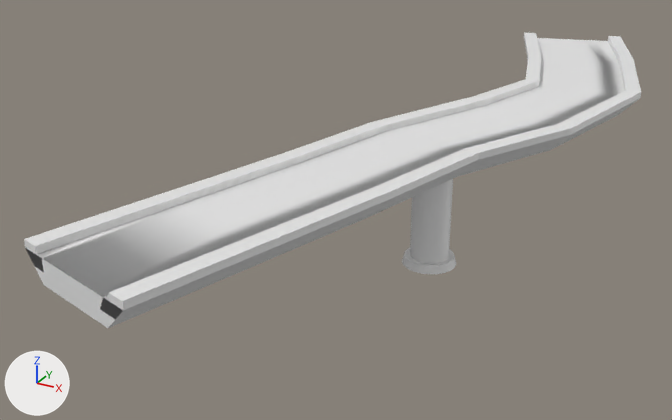
A saved change to the FBX model Assets/Overpass Bend.fbx.
Rendered twice from a camera (50 mm lens) standing at (41.4, -100.2, 54.5) and looking at (-12.3, -2.7, 5.7). The axes (+X, +Y, +Z) are drawn at lower left. The lights are the same throughout. Where no turn or scale is listed for an object, it has been applied to the vertices. Vertices at the same position are counted once.

The scene before the commit, as lines of its bpy script (objects in view):
```python
me_cube_005 = bpy.data.meshes.new('Cube.005')
me_cube_005.from_pydata(...)  # 631 vertices, 530 faces; spans x -20.9..18.5, y -50.7..60.1, z -16.0..2.1
ob_cube = bpy.data.objects.new('Cube', me_cube_005)
ob_cube.location = (0.0, 0.0, 16.0)
```
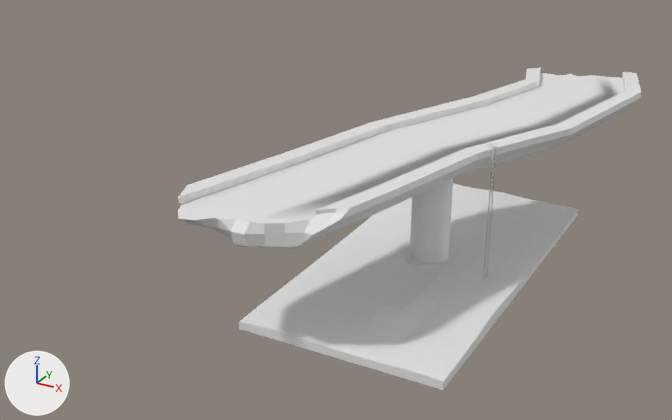
Commit message: Changed Bend + Greenery Patch

Boxes (x1, y1, x2, y2) around the edits, measured in the pictures (672 x 420 px; the box of a moved part takes in the faces that stretch with it):
'Cube', reshaped: before (24, 32, 641, 328); after (178, 67, 641, 268)
'Cube.003', added: after (239, 183, 578, 390)
'Ladder', added: after (483, 141, 496, 279)
part 1 of me_cube_005, moved or reshaped: before (24, 153, 388, 328); after (178, 153, 388, 249)
part 2 of me_cube_005, moved or reshaped: before (524, 32, 641, 95); after (526, 67, 641, 95)

Diff of the bpy script that builds the scene:
```diff
--- a/Assets/Overpass Bend.fbx.py
+++ b/Assets/Overpass Bend.fbx.py
@@ me_cube_005 @@
 # used by ob_cube; location = (0.0, 0.0, 16.0)
-me_cube_005.from_pydata(...)  # 631 vertices, 530 faces; spans x -20.9..18.5, y -50.7..60.1, z -16.0..2.1
+me_cube_005.from_pydata(...)  # 731 vertices, 527 faces; spans x -15.8..18.5, y -34.2..58.1, z -16.0..2.1
+# me_cube_005 part 1: 4 vertices moved from x -17.0..-3.7, y -48.0..-31.7, z -2.1..0.9 to x -14.3..-2.2, y -32.8..-27.5, z -2.1..0.9; 55 vertices removed from x -20.9..-1.1, y -50.7..-30.9, z -2.1..1.8; 113 vertices added at x -15.8..1.8, y -34.2..-25.3, z -2.1..1.8
+# me_cube_005 part 2: 2 vertices moved from x 1.3..11.0, y 40.5..44.8, z -1.7 to x 3.2..13.4, y 34.0..36.4, z -1.7; 51 vertices removed from x -7.1..13.5, y 39.4..60.1, z -1.7..2.0; 93 vertices added at x -2.7..15.7, y 32.4..58.1, z -1.7..2.0
@@ me_cube_010 @@
+me_cube_010.from_pydata(...)  # 740 vertices, 737 faces; spans x -12.5..12.6, y -25.0..25.0, z -0.5..1.7
@@ me_cylinder_005 @@
+me_cylinder_005.from_pydata(...)  # 1620 vertices, 1232 faces; spans x -1.1..0.2, y -0.3..0.7, z -0.7..19.3
@@ ob_cube_003 @@
+ob_cube_003 = bpy.data.objects.new('Cube.003', me_cube_010)
+ob_cube_003.location = (0.0, 0.0, 0.0)
@@ ob_ladder @@
+ob_ladder = bpy.data.objects.new('Ladder', me_cylinder_005)
+ob_ladder.location = (8.3, -2.0, -1.0)
```
